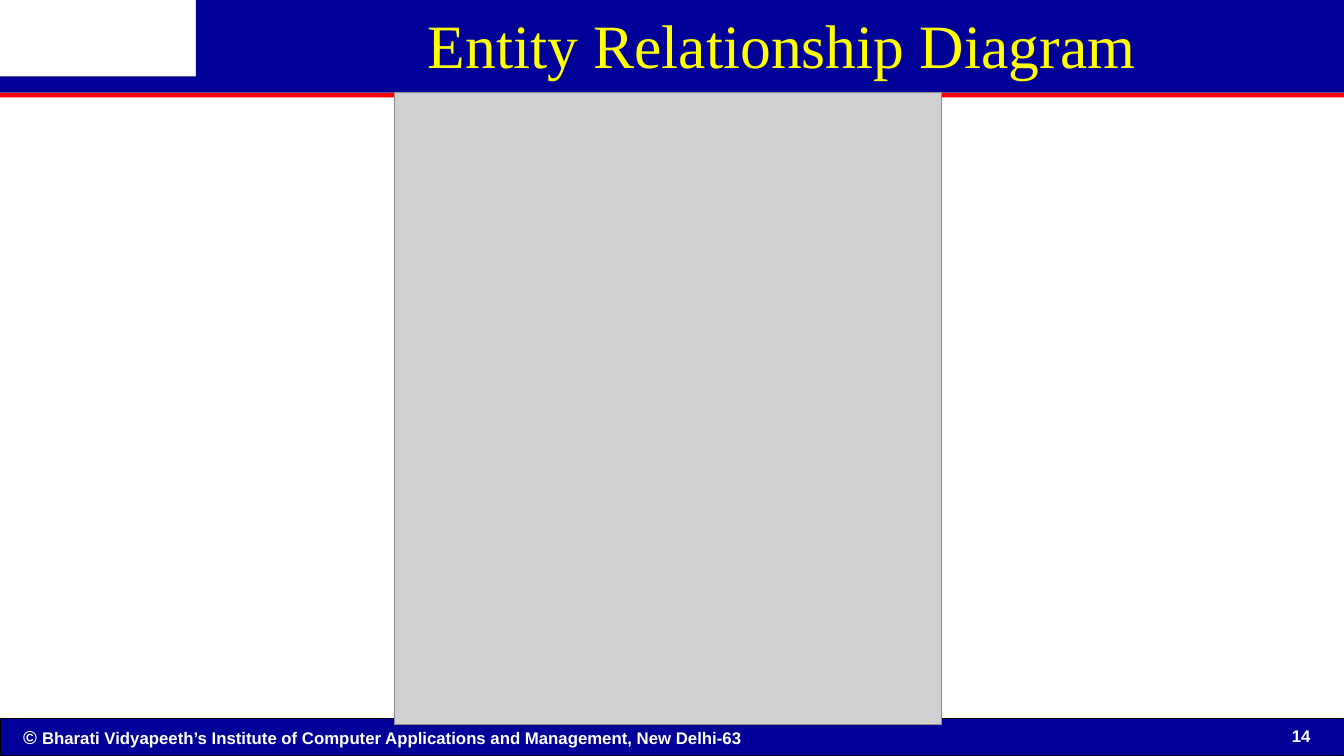
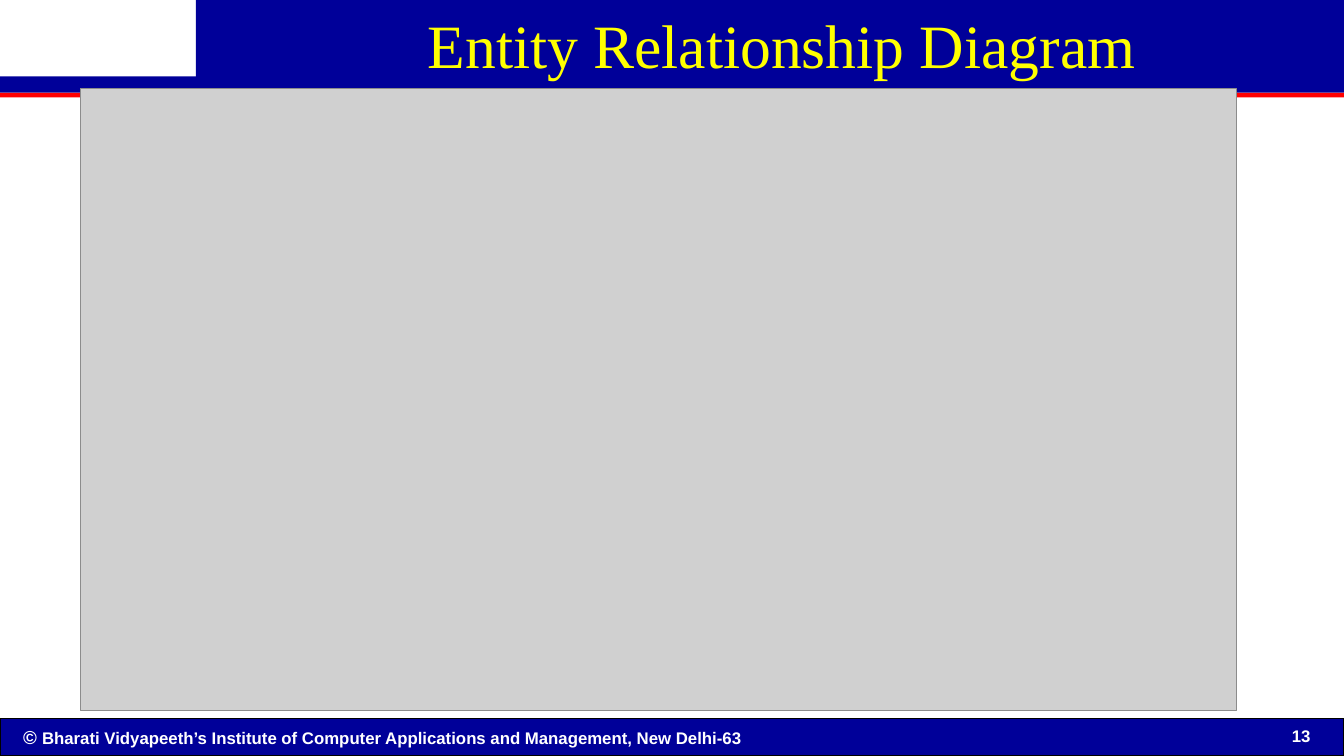
Before and after one commit to TMHORNET/indiacom-updates, a slide deck: slide 13 of indiacom.pptx (slide 14 before the commit). Drawn at 1344x756 pixels with LibreOffice and Linux fonts; fonts in the diff are those of the drawing; grey boxes stand for pictures; background and template pictures are left out. Boxes give left, top, right and bottom in pixels: in the first picture for what was removed or moved away, otherwise in the second. Text is boxed around its words. In the diff, an @@ line names an element or a change of style, - is before the commit and + after.

```diff
--- a/indiacom.pptx
+++ b/indiacom.pptx
@@ picture added at [81,89,1237,711] @@
@@ picture removed at [394,93,942,725] @@
@@ page number at [1292,730,1311,742]: text changed @@
-14
+13
```
Also in this commit, not shown: 8 other slides changed, 1 slide added, 2 slides removed, 3 other files.
